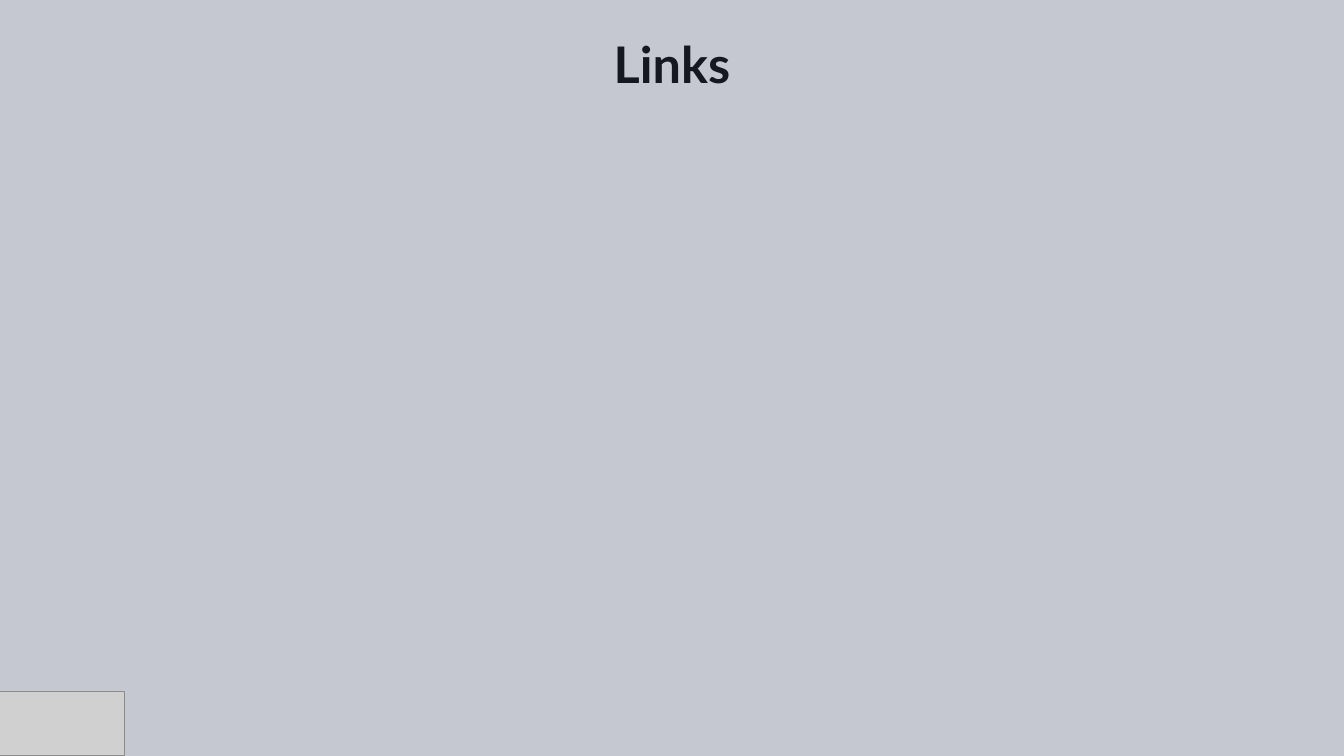
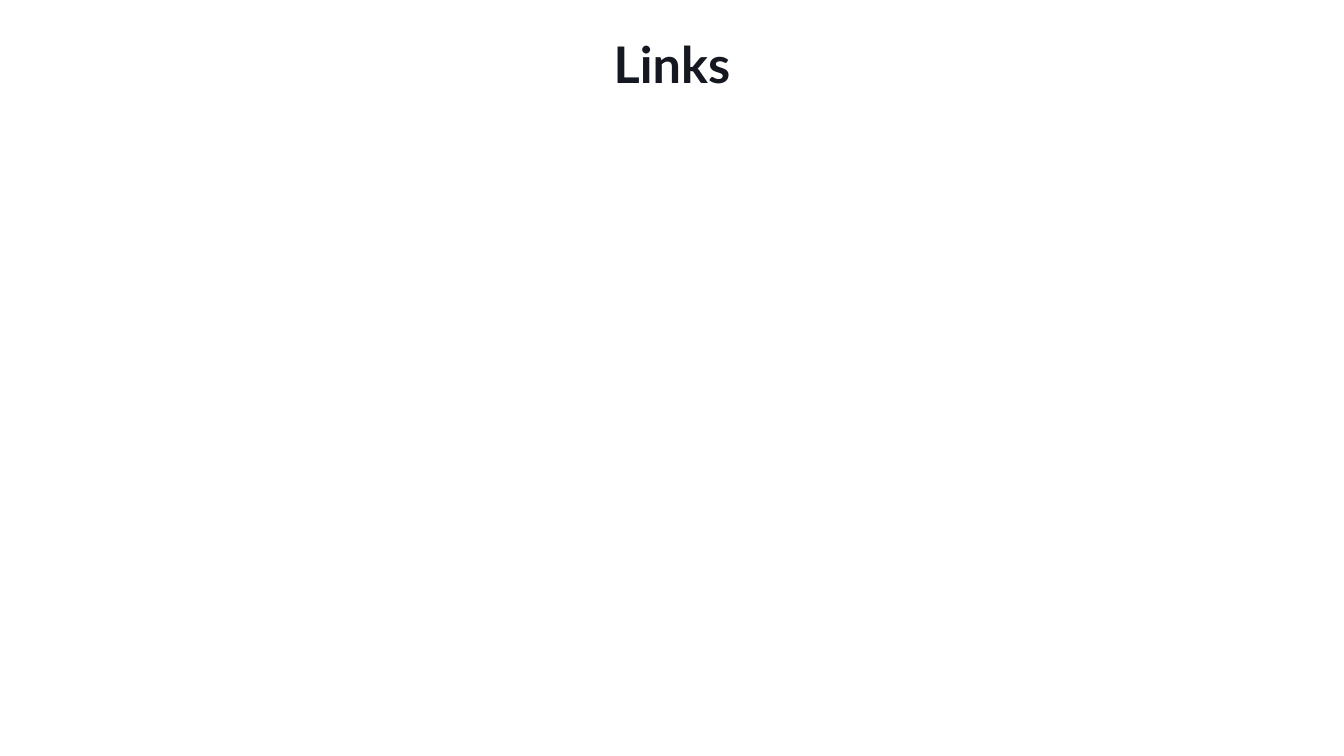
Before and after one commit to Ungerfall/ungerfall.github.io, a slide deck: slide 8 of presentation/tech-writing/tech-writing-azure-static-web-apps.pptx (slide 5 before the commit). Drawn at 1344x756 pixels with LibreOffice and Linux fonts; fonts in the diff are those of the drawing; grey boxes stand for pictures; background and template pictures are left out. Boxes give left, top, right and bottom in pixels: in the first picture for what was removed or moved away, otherwise in the second. Text is boxed around its words. In the diff, an @@ line names an element or a change of style, - is before the commit and + after.

```diff
--- a/presentation/tech-writing/tech-writing-azure-static-web-apps.pptx
+++ b/presentation/tech-writing/tech-writing-azure-static-web-apps.pptx
@@ background #C6C8D1 to #FFFFFF @@
@@ picture removed at (0,692,125,756) @@
```
Also in this commit, not shown: 3 other slides changed, 4 slides added, 1 slide removed.
